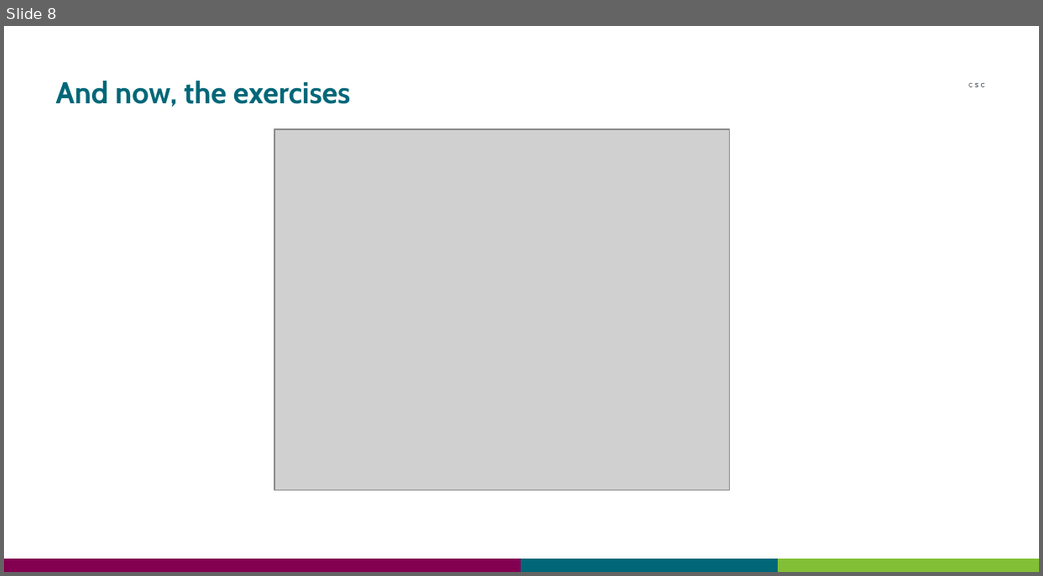
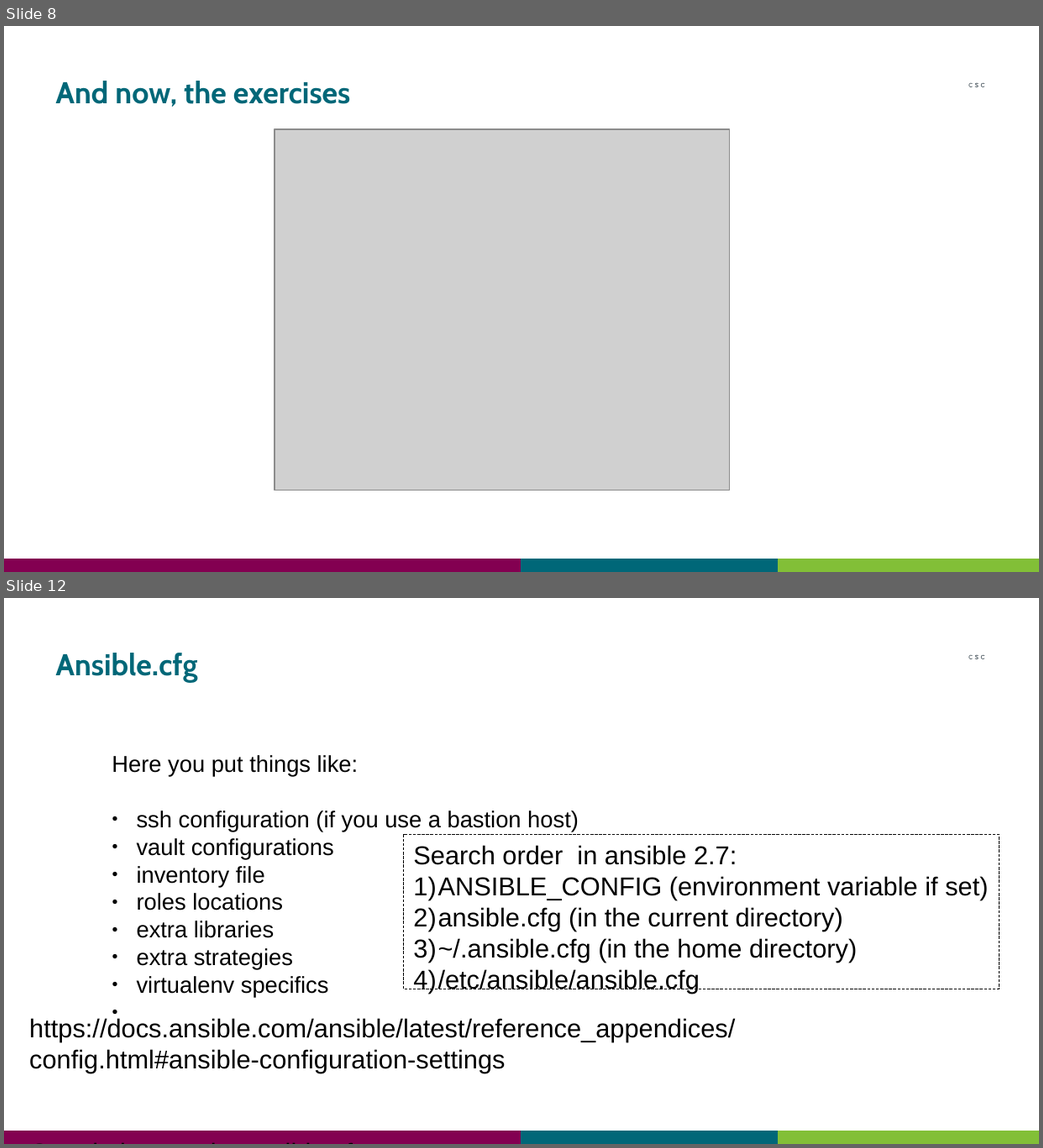
Before and after one commit to CSCfi/ansible-workshops, a slide deck: intro-workshop/Ansible_Intro_Workshop.odp. Shown one above the other, each under a label of ours: slide 8 before the commit, slides 8 and 12 after it; the slides between them are not shown. The pictures are 1043x576 and 1043x1148 pixels, drawn with LibreOffice and Linux fonts; fonts in the diff are those of the drawing; grey boxes stand for pictures. Boxes give left, top, right and bottom in pixels: in the first picture for what was removed or moved away, otherwise in the second. Text is boxed around its words. In the diff, an @@ line names an element or a change of style, - is before the commit and + after.

Commit message:
galaxy, inventory, ansible.cfg, lab environment

```diff
--- a/intro-workshop/Ansible_Intro_Workshop.odp
+++ b/intro-workshop/Ansible_Intro_Workshop.odp
@@ slide 12 added at (4, 598, 1039, 1144), background #FFFFFF; not listed: 4 template elements that a slide beside it also shows @@
@@ title added at (56, 653, 198, 682), 21 pt, text #006778, bold @@
+Ansible.cfg
@@ text added at (112, 755, 579, 998), 16 pt, text #000000 @@
+Here you put things like:
+● ssh configuration (if you use a bastion host)
+● vault configurations
+● inventory file
+● roles locations
+● extra libraries
+● extra strategies
+● virtualenv specifics
@@ rectangle added at (404, 834, 999, 989), outline #000000 0 pt, 18 pt, text #000000 @@
+Search order in ansible 2.7:
+1) ANSIBLE_CONFIG (environment variable if set)
+2) ansible.cfg (in the current directory)
+3) ~/.ansible.cfg (in the home directory)
+4) /etc/ansible/ansible.cfg
@@ text added at (29, 1018, 735, 1073), 18 pt, text #000000 @@
+https://docs.ansible.com/ansible/latest/reference_appendices/config.html#ansible-configuration-settings
+Google keywords: ansible.cfg
```
Also in this commit, not shown: 1 slide changed, 9 other slides added.
